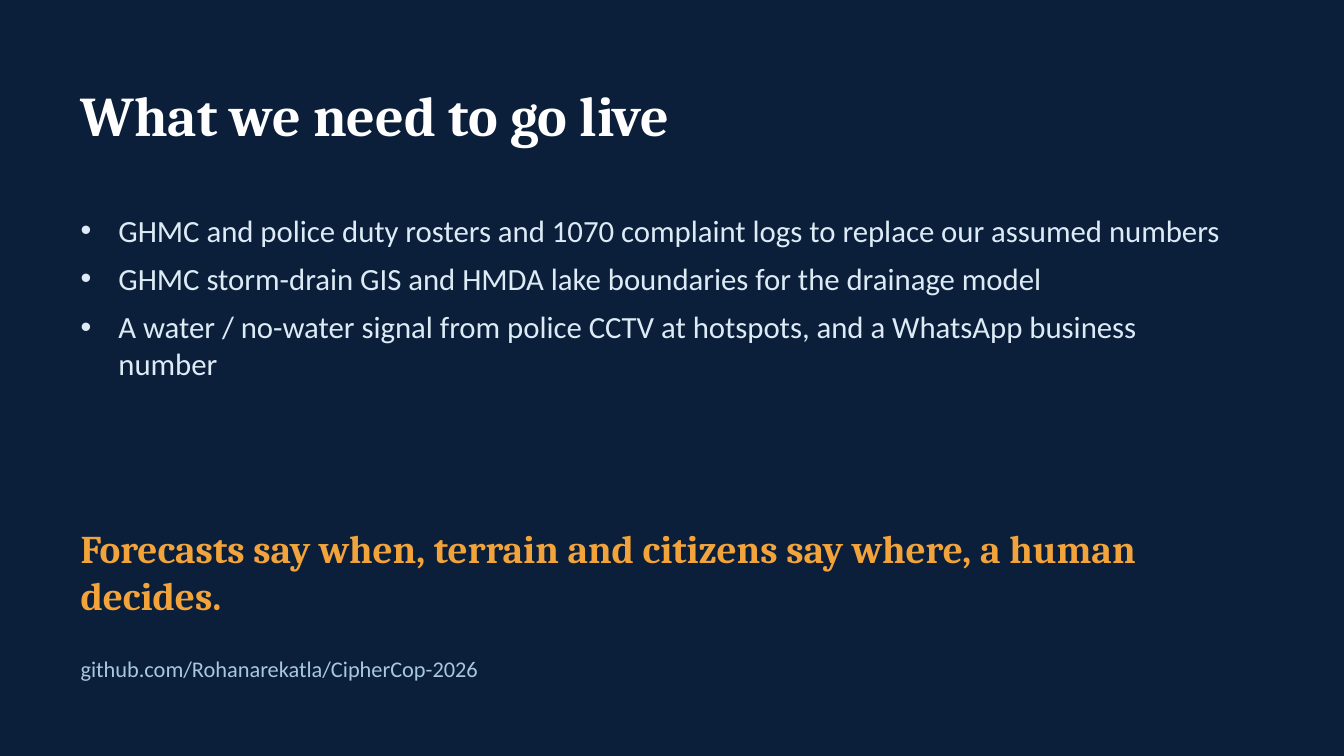
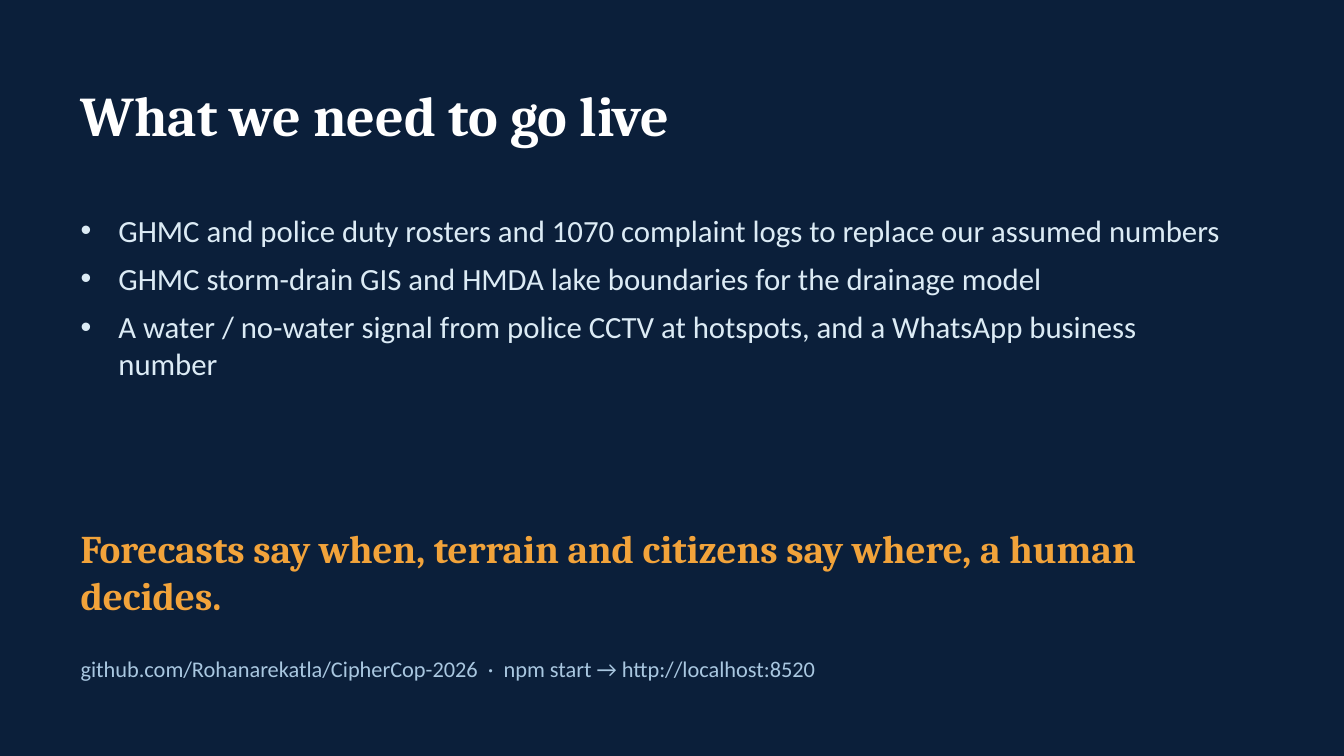
Before and after one commit to Rohanarekatla/CipherCop-2026, a slide deck: slide 19 of submission/3_Presentation/CipherCop2026_AI-vengers_Presentation.pptx (slide 12 before the commit). Drawn at 1344x756 pixels with LibreOffice and Linux fonts; fonts in the diff are those of the drawing. Boxes give left, top, right and bottom in pixels: in the first picture for what was removed or moved away, otherwise in the second. Text is boxed around its words. In the diff, an @@ line names an element or a change of style, - is before the commit and + after.

Commit message:
Deck: screenshots of every step, AI-NETRA evidence, water flow, camera AI and FireSight
19 slides. Adds scripts/deck/shots.mjs to retake the screenshots from the local app, draws the forecast-skill chart with shapes so it renders in every viewer, and replaces the Pages link with the local run command.

```diff
--- a/submission/3_Presentation/CipherCop2026_AI-vengers_Presentation.pptx
+++ b/submission/3_Presentation/CipherCop2026_AI-vengers_Presentation.pptx
@@ text at (81,661,815,681): text changed @@
-github.com/Rohanarekatla/CipherCop-2026
+github.com/Rohanarekatla/CipherCop-2026 · npm start → http://localhost:8520
```
Also in this commit, not shown: 7 other slides changed, 7 slides added, 35 other files.
